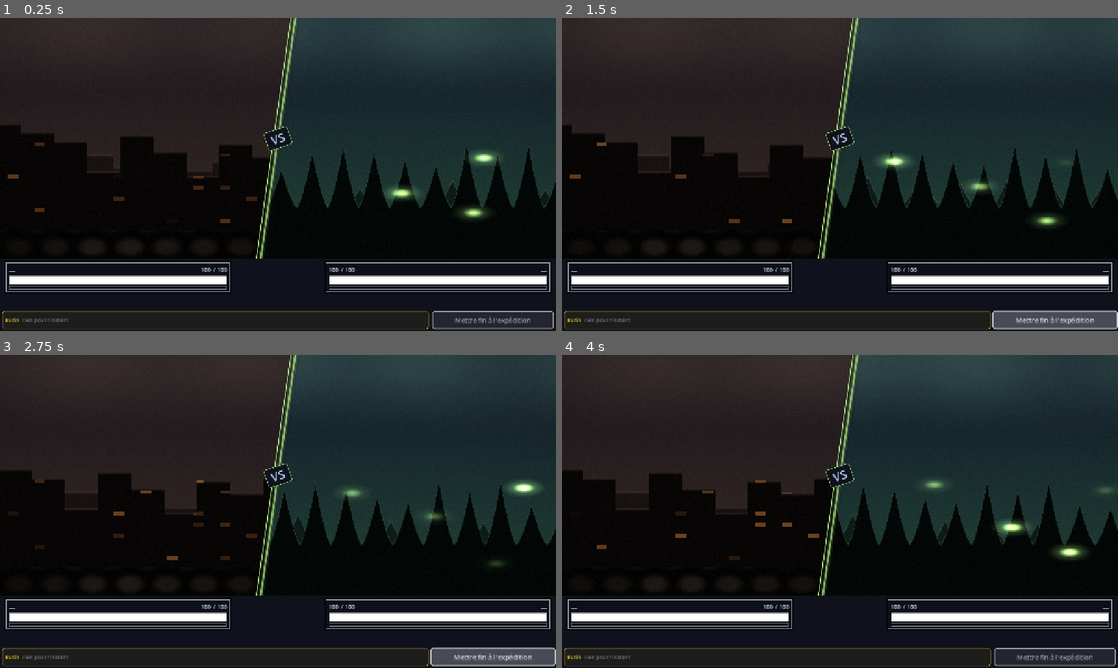
Above: before the commit, frames 1-4 (two rows, left to right).
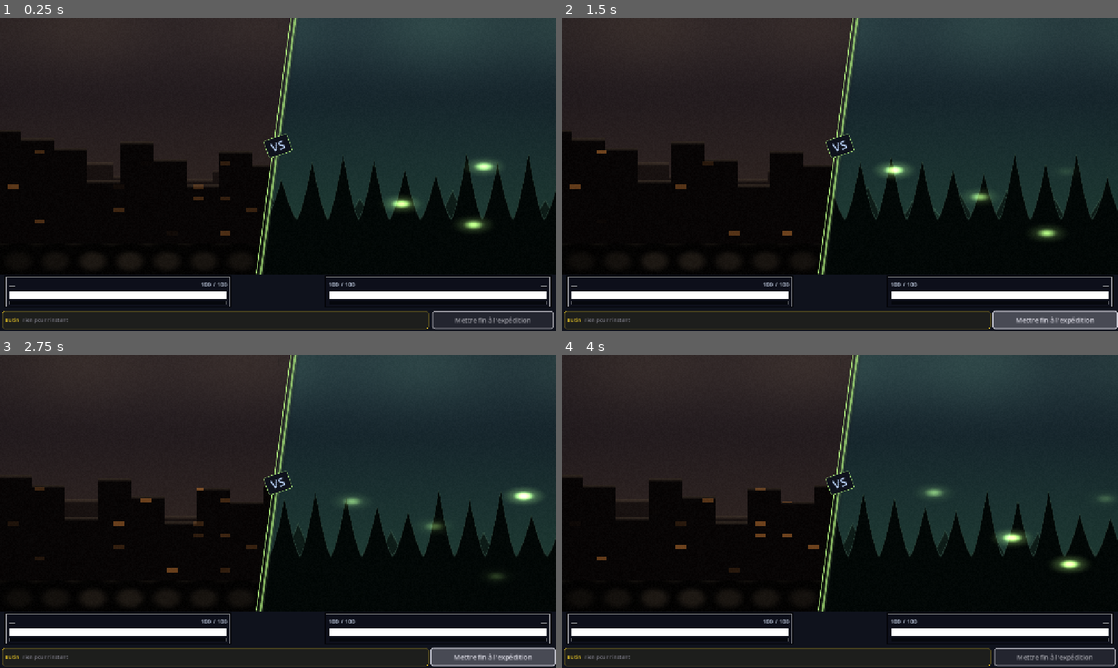
Above: after the commit, the same moments.

Repository: Rhend/Reliquary
Game: Godot game, scene res://scenes/combat/CombatScene.tscn
The game is run twice, just before and just after one commit, with the same random seed, the same clock (stepped at 60 frames per second) and the same inputs. This scene is started directly instead of the project's main scene.
Inputs (mouse positions are in pixels of both pictures, inside the frame that each line leads up to):
- Up to frame 1 (0.25 s): no input
- Up to frame 2 (1.5 s): click (1056, 321) at 0.5 s; click (1056, 321) at 1.25 s
- Up to frame 3 (2.75 s): click (494, 658) at 2 s
- Up to frame 4 (4 s): tap Enter at 2.75, 2.85 s; move the mouse to (962, 495) at 2.77 s; click (962, 495) at 2.92 s; tap Space at 3.02 s; drag from (728, 527) to (812, 574) at 3.52 s

The runs differ from the first frame. In frame 1, 11% of the frame differs, in the area x 0-100%, y 3-93%; in frame 2, 10%; in frame 3, 11%; in frame 4, 11%.

Commit message:
fix(combat-ui): replie le feed quand vide + Échap skip le résumé de cycle
Combat : le feed de toasts réservait 28px en permanence, créant un espace
vide entre les barres PV/ATB et le bandeau de butin. Il est désormais
masqué tant qu'aucun toast n'est vivant (le VBox racine ne lui alloue
alors ni hauteur ni séparation) et réapparaît le temps d'un toast.

Résumé de cycle : la touche Échap (ui_cancel) déclenche _skip_to_end,
comme le double-clic souris, pour tout afficher d'un coup.

Co-Authored-By: Claude Opus 4.8 <noreply@anthropic.com>

Diff:
--- a/scripts/combat/CombatScene.gd
+++ b/scripts/combat/CombatScene.gd
@@ -57,7 +57,8 @@
 var _enemy_stats_rows:  VBoxContainer
 
 # ─── Feed passifs ────────────────────────────────────────────
-var _feed_box: HBoxContainer
+var _feed_box:  HBoxContainer
+var _feed_wrap: CenterContainer   # masqué quand vide → ne réserve aucune place
 
 # ─── Journal ─────────────────────────────────────────────────
 var _log_vbox:    VBoxContainer
@@ -463,15 +464,28 @@
 	return states
 
 # ── Feed passifs ───────────────────────────────────────────
+# Masqué tant qu'aucun toast n'est affiché : le VBox racine ne lui alloue alors
+# ni hauteur ni séparation → plus d'espace vide entre les barres et le butin.
 func _build_feed() -> Control:
-	var feed_wrap := CenterContainer.new()
-	feed_wrap.custom_minimum_size = Vector2(0, 28)
+	_feed_wrap = CenterContainer.new()
+	_feed_wrap.visible = false
 	_feed_box = HBoxContainer.new()
 	_feed_box.alignment = BoxContainer.ALIGNMENT_CENTER
 	_feed_box.add_theme_constant_override("separation", 6)
 	_feed_box.mouse_filter = Control.MOUSE_FILTER_IGNORE
-	feed_wrap.add_child(_feed_box)
-	return feed_wrap
+	_feed_wrap.add_child(_feed_box)
+	return _feed_wrap
+
+# Replie le feed dès qu'il ne reste plus aucun toast vivant (ignore ceux en
+# cours de libération). Branché sur tree_exited de chaque toast.
+func _update_feed_visibility() -> void:
+	if not is_instance_valid(_feed_wrap):
+		return
+	for c in _feed_box.get_children():
+		if c is Control and not (c as Node).is_queued_for_deletion():
+			_feed_wrap.visible = true
+			return
+	_feed_wrap.visible = false
 
 # ── Journal à onglets ──────────────────────────────────────
 func _build_log() -> Control:
@@ -1371,6 +1385,10 @@
 	lbl.add_theme_color_override("font_color", color.lightened(0.30))
 	box.add_child(lbl)
 	_feed_box.add_child(box)
+	# Déplie le feed (replié à vide) et le replie quand ce toast disparaît.
+	if is_instance_valid(_feed_wrap):
+		_feed_wrap.visible = true
+	box.tree_exited.connect(_update_feed_visibility)
 	# Pop-in (pivot connu une fois la taille calculée).
 	box.scale = Vector2(0.5, 0.5)
 	box.resized.connect(func() -> void:
--- a/scripts/scenes/CycleSummaryScreen.gd
+++ b/scripts/scenes/CycleSummaryScreen.gd
@@ -686,7 +686,8 @@
 	_running_tweens.append(tw)
 	return tw
 
-# Double-clic souris : stoppe la séquence et affiche tout dans son état final.
+# Double-clic souris OU touche Échap : stoppe la séquence et affiche tout dans
+# son état final.
 func _input(event: InputEvent) -> void:
 	if _seq_done:
 		return
@@ -695,6 +696,9 @@
 		if mb.pressed and mb.double_click:
 			_skip_to_end()
 			get_viewport().set_input_as_handled()
+	elif event.is_action_pressed("ui_cancel"):
+		_skip_to_end()
+		get_viewport().set_input_as_handled()
 
 func _skip_to_end() -> void:
 	if _seq_done:
